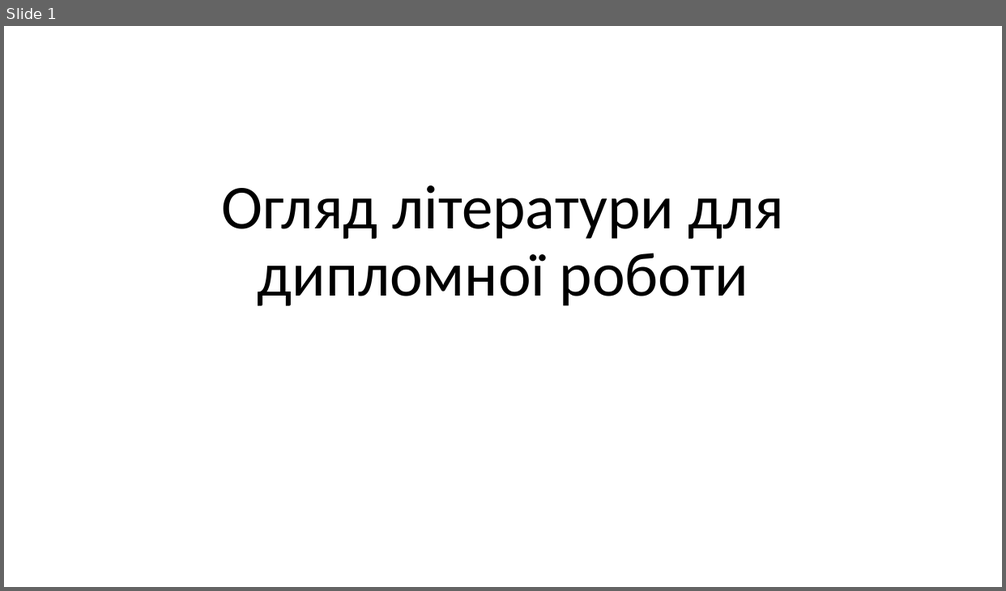
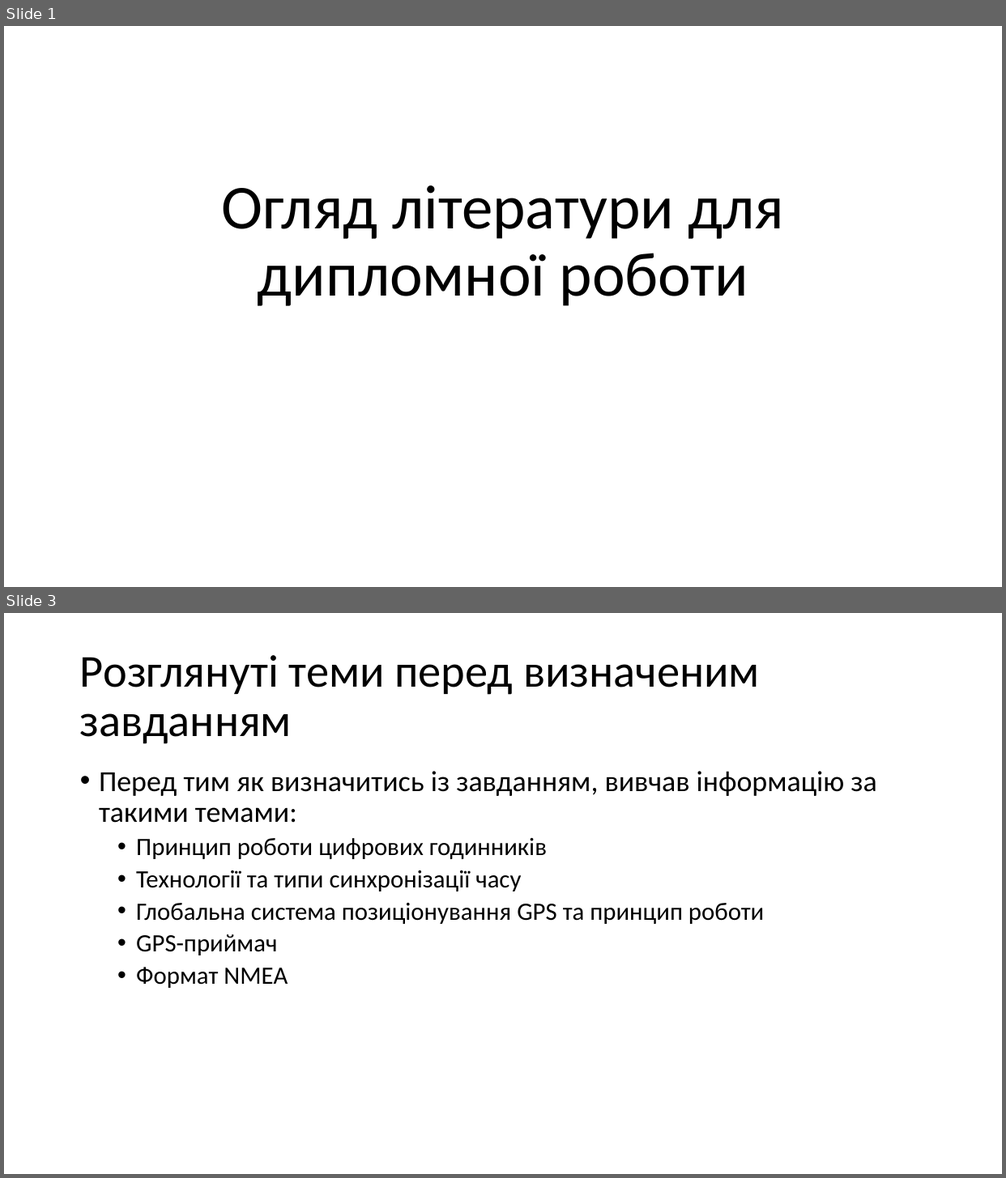
Before and after one commit to Vadym-Havryliuk/University-2, a slide deck: Доповідь 2.pptx. Shown one above the other, each under a label of ours: slide 1 before the commit, slides 1 and 3 after it; the slides between them are not shown. The pictures are 1006x591 and 1006x1178 pixels, drawn with LibreOffice and Linux fonts; fonts in the diff are those of the drawing. Boxes give left, top, right and bottom in pixels: in the first picture for what was removed or moved away, otherwise in the second. Text is boxed around its words. In the diff, an @@ line names an element or a change of style, - is before the commit and + after.

```diff
--- a/Доповідь 2.pptx
+++ b/Доповідь 2.pptx
@@ slide 3 added at [4, 613, 1002, 1174], background #FFFFFF @@
@@ title added at [80, 655, 760, 744], 44 pt, text #000000 @@
+Розглянуті теми перед визначеним завданням
@@ text added at [99, 771, 876, 988], 24 pt, text #000000 @@
+• Перед тим як визначитись із завданням, вивчав інформацію за такими темами:
+  • Принцип роботи цифрових годинників
+  • Технології та типи синхронізації часу
+  • Глобальна система позиціонування GPS та принцип роботи
+  • GPS-приймач
+  • Формат NMEA
```
Also in this commit, not shown: 9 other slides added, 1 slide removed, 1 other file.
